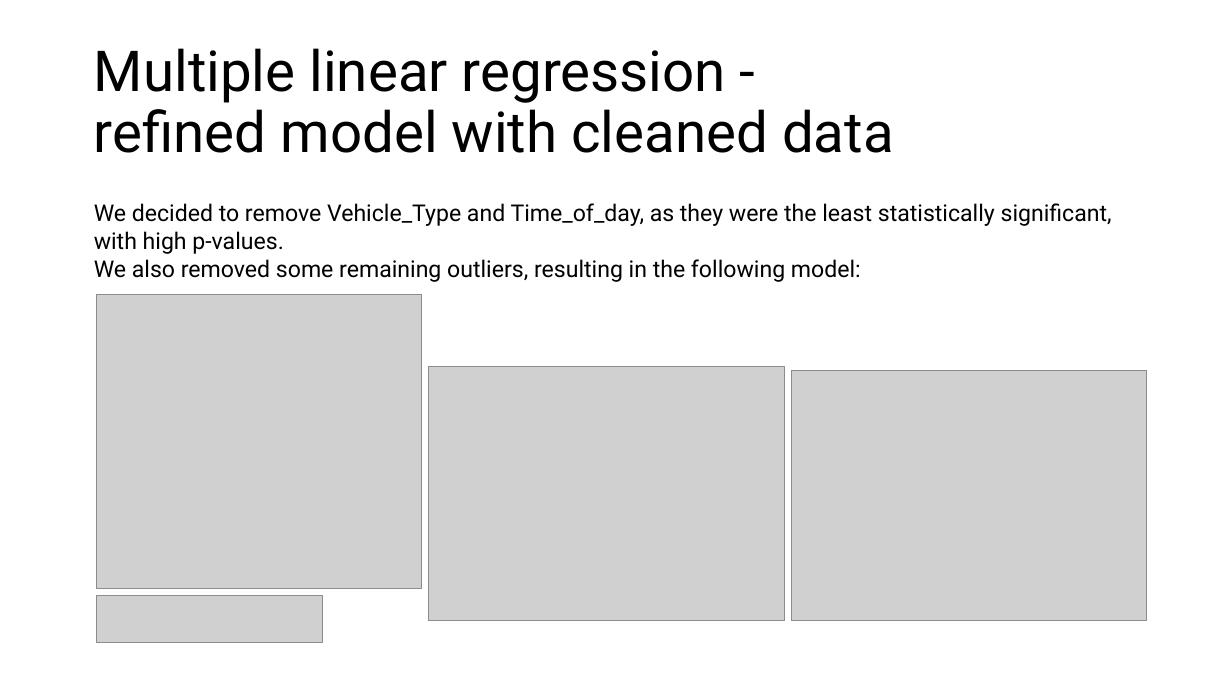
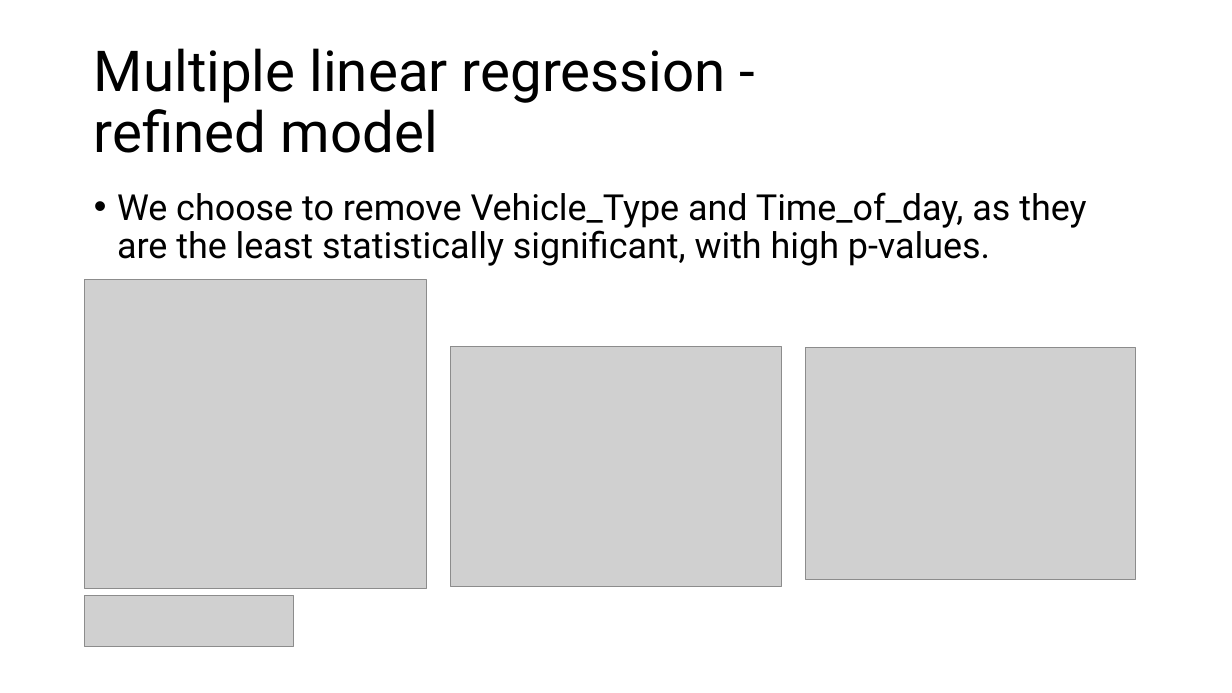
Before and after one commit to DanieleGotti/Food_Delivery_Time_Prediction, a slide deck: slide 14 of Presentazione_progetto.pptx. Drawn at 1232x693 pixels with LibreOffice and Linux fonts; fonts in the diff are those of the drawing; grey boxes stand for pictures. Boxes give left, top, right and bottom in pixels: in the first picture for what was removed or moved away, otherwise in the second. Text is boxed around its words. In the diff, an @@ line names an element or a change of style, - is before the commit and + after.

```diff
--- a/Presentazione_progetto.pptx
+++ b/Presentazione_progetto.pptx
@@ title at [94,48,726,153]: text changed @@
-Multiple linear regression -
-refined model with cleaned data
+Multiple linear regression -
+refined model
@@ text at [117,192,1086,266]: text changed; size 18 to 28 pt @@
-We decided to remove Vehicle_Type and Time_of_day, as they were the least statistically significant, with high p-values.
-We also removed some remaining outliers, resulting in the following model:
+• We choose to remove Vehicle_Type and Time_of_day, as they are the least statistically significant, with high p-values.
@@ picture: place and size @@
-picture at [96,295,422,589]
+picture at [85,280,427,589]
@@ picture: place and size @@
-picture at [429,367,785,621]
+picture at [451,347,781,587]
@@ picture: place and size @@
-picture at [791,370,1147,620]
+picture at [805,348,1135,579]
@@ picture: place and size @@
-picture at [96,595,323,642]
+picture at [85,596,294,647]
```
Also in this commit, not shown: 4 other slides changed, 9 slides added, 42 other files.
